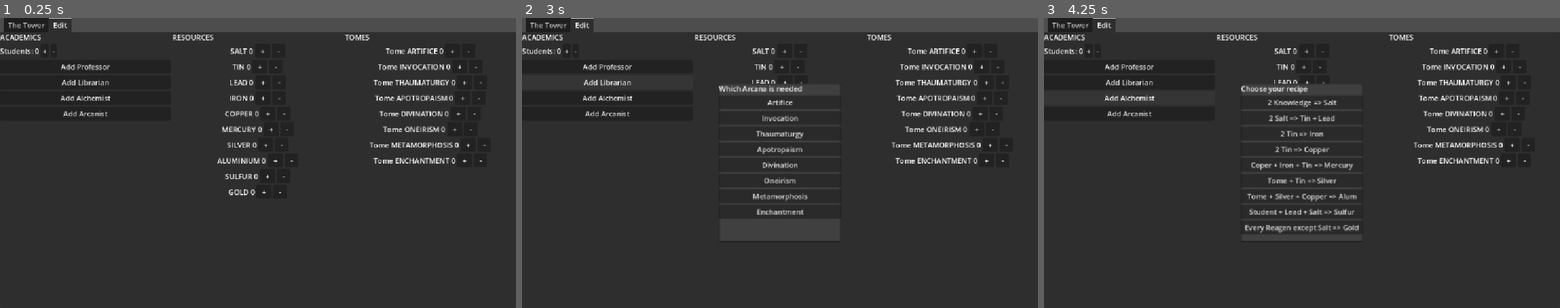
Above: before the commit, frames 1-3 (left to right).
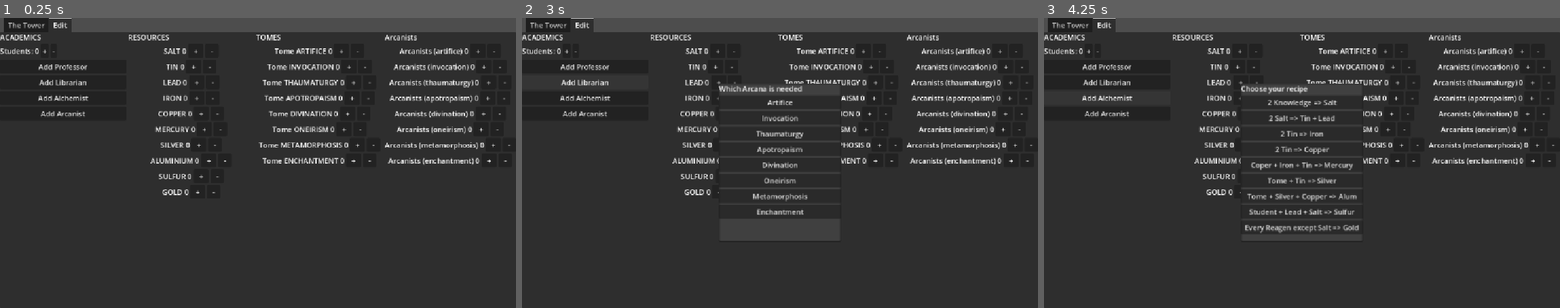
Above: after the commit, the same moments.

Repository: benjo121ben/sorcerers_tower
Game: Godot game, scene res://wizards_tower.tscn
Two runs of this game, one before a commit and one after it. Both use one fixed random seed, a clock stepped at 60 frames per second and the inputs below.
Inputs:
- Up to frame 1 (0.25 s): no input
- Up to frame 2 (3 s): click "+" at 0.5 s; click "-" at 1.25 s; click "Add Professor" at 2 s; click "Add Librarian" at 2.75 s
- Up to frame 3 (4.25 s): click "Add Alchemist" at 3.5 s

The runs differ from the first frame. In frame 1, 6.3% of the frame differs, in the area x 7-99%, y 5-62%; in frame 2, 5.0%; in frame 3, 5.0%.

Commit message:
arcanist view

Diff:
--- /dev/null
+++ b/arcanist_view.gd
@@ -0,0 +1,50 @@
+extends Control
+@onready var wizard_tower: WizardsTower = get_node("/root/WizardsTower")
+
+func _ready() -> void:
+	wizard_tower.updated.connect(update)
+
+# Called every frame. 'delta' is the elapsed time since the previous frame.
+func update() -> void:
+	for child in get_children():
+		child.queue_free()
+
+	for i in range(wizard_tower.artifice_arcanist):
+		var label = Label.new()
+		label.text = "Arcanist (Artifice)"
+		add_child(label)
+
+	for i in range(wizard_tower.oneirism_arcanist):
+		var label = Label.new()
+		label.text = "Arcanist (Oneirism)"
+		add_child(label)
+
+	for i in range(wizard_tower.divination_arcanist):
+		var label = Label.new()
+		label.text = "Arcanist (Divination)"
+		add_child(label)
+
+	for i in range(wizard_tower.invocation_arcanist):
+		var label = Label.new()
+		label.text = "Arcanist (Invocation)"
+		add_child(label)
+
+	for i in range(wizard_tower.apotropaism_arcanist):
+		var label = Label.new()
+		label.text = "Arcanist (Apotropaism)"
+		add_child(label)
+
+	for i in range(wizard_tower.enchantment_arcanist):
+		var label = Label.new()
+		label.text = "Arcanist (Enchantment)"
+		add_child(label)
+
+	for i in range(wizard_tower.thaumaturgy_arcanist):
+		var label = Label.new()
+		label.text = "Arcanist (Thaumaturgy)"
+		add_child(label)
+
+	for i in range(wizard_tower.metamorphosis_arcanist):
+		var label = Label.new()
+		label.text = "Arcanist (Metamorphosis)"
+		add_child(label)
--- /dev/null
+++ b/edit_arcanists.gd
@@ -0,0 +1,135 @@
+extends Control
+@onready var wizard_tower: WizardsTower = get_node("/root/WizardsTower")
+
+func _ready() -> void:
+	for i in range(8):
+		add_child(EditItem.new())
+
+	var item = get_child(0) as EditItem
+	item.plusButton.pressed.connect(
+		func ():
+			wizard_tower.artifice_arcanist += 1
+			wizard_tower.updated.emit()
+	)
+	item.minusButton.pressed.connect(
+		func ():
+			wizard_tower.artifice_arcanist -= 1
+			wizard_tower.updated.emit()
+	)
+
+	item = get_child(1) as EditItem
+	item.plusButton.pressed.connect(
+		func ():
+			wizard_tower.invocation_arcanist += 1
+			wizard_tower.updated.emit()
+	)
+	item.minusButton.pressed.connect(
+		func ():
+			wizard_tower.invocation_arcanist -= 1
+			wizard_tower.updated.emit()
+	)
+
+	item = get_child(2) as EditItem
+	item.plusButton.pressed.connect(
+		func ():
+			wizard_tower.thaumaturgy_arcanist += 1
+			wizard_tower.updated.emit()
+	)
+	item.minusButton.pressed.connect(
+		func ():
+			wizard_tower.thaumaturgy_arcanist -= 1
+			wizard_tower.updated.emit()
+	)
+
+	item = get_child(3) as EditItem
+	item.plusButton.pressed.connect(
+		func ():
+			wizard_tower.apotropaism_arcanist += 1
+			wizard_tower.updated.emit()
+	)
+	item.minusButton.pressed.connect(
+		func ():
+			wizard_tower.apotropaism_arcanist -= 1
+			wizard_tower.updated.emit()
+	)
+
+	item = get_child(4) as EditItem
+	item.plusButton.pressed.connect(
+		func ():
+			wizard_tower.divination_arcanist += 1
+			wizard_tower.updated.emit()
+	)
+	item.minusButton.pressed.connect(
+		func ():
+			wizard_tower.divination_arcanist -= 1
+			wizard_tower.updated.emit()
+	)
+
+	item = get_child(5) as EditItem
+	item.plusButton.pressed.connect(
+		func ():
+			wizard_tower.oneirism_arcanist += 1
+			wizard_tower.updated.emit()
+	)
+	item.minusButton.pressed.connect(
+		func ():
+			wizard_tower.oneirism_arcanist -= 1
+			wizard_tower.updated.emit()
+	)
+
+	item = get_child(6) as EditItem
+	item.plusButton.pressed.connect(
+		func ():
+			wizard_tower.metamorphosis_arcanist += 1
+			wizard_tower.updated.emit()
+	)
+	item.minusButton.pressed.connect(
+		func ():
+			wizard_tower.metamorphosis_arcanist -= 1
+			wizard_tower.updated.emit()
+	)
+
+	item = get_child(7) as EditItem
+	item.plusButton.pressed.connect(
+		func ():
+			wizard_tower.enchantment_arcanist += 1
+			wizard_tower.updated.emit()
+	)
+	item.minusButton.pressed.connect(
+		func ():
+			wizard_tower.enchantment_arcanist -= 1
+			wizard_tower.updated.emit()
+	)
+
+	wizard_tower.updated.connect(update)
+
+
+func update() -> void:
+	var item = get_child(0) as EditItem
+	item.label.text = "Arcanists (artifice) " + str(wizard_tower.artifice_arcanist)
+
+	item = get_child(1) as EditItem
+	item.label.text = "Arcanists (invocation) " + str(wizard_tower.invocation_arcanist)
+
+
+	item = get_child(2) as EditItem
+	item.label.text = "Arcanists (thaumaturgy) " + str(wizard_tower.thaumaturgy_arcanist)
+
+	item = get_child(3) as EditItem
+	item.label.text = "Arcanists (apotropaism) " + str(wizard_tower.apotropaism_arcanist)
+
+
+	item = get_child(4) as EditItem
+	item.label.text = "Arcanists (divination) " + str(wizard_tower.divination_arcanist)
+
+
+	item = get_child(5) as EditItem
+	item.label.text = "Arcanists (oneirism) " + str(wizard_tower.oneirism_arcanist)
+
+
+	item = get_child(6) as EditItem
+	item.label.text = "Arcanists (metamorphosis) " + str(wizard_tower.metamorphosis_arcanist)
+
+
+	item = get_child(7) as EditItem
+	item.label.text = "Arcanists (enchantment) " + str(wizard_tower.enchantment_arcanist)
--- a/edit_tomes.gd
+++ b/edit_tomes.gd
@@ -8,7 +8,6 @@
 	var item = get_child(0) as EditItem
 	item.plusButton.pressed.connect(
 		func ():
-			print("called")
 			wizard_tower.tower_resources.tome_artifice += 1
 			wizard_tower.updated.emit()
 	)
--- a/wizards_tower.tscn
+++ b/wizards_tower.tscn
@@ -10,6 +10,7 @@
 [ext_resource type="Script" uid="uid://ve2mulvlcyxf" path="res://leftover_knowledge_label.gd" id="5_y7e08"]
 [ext_resource type="Script" uid="uid://dcwvkmscurx0w" path="res://student_label.gd" id="6_4xa76"]
 [ext_resource type="Script" uid="uid://uo176rlxpbsi" path="res://quiet_pase.gd" id="6_a36s7"]
+[ext_resource type="Script" uid="uid://yrhni0t7w65a" path="res://arcanist_view.gd" id="7_eldxv"]
 [ext_resource type="Script" uid="uid://35nrbeuw62t4" path="res://show_tomes.gd" id="7_iyqsc"]
 [ext_resource type="Script" uid="uid://cfaet08v87wrg" path="res://show_reagents.gd" id="8_j7bt1"]
 [ext_resource type="PackedScene" uid="uid://yo7t6mkaesiq" path="res://denizen_view.tscn" id="8_suoaq"]
@@ -21,6 +22,7 @@
 [ext_resource type="Script" uid="uid://bg51lmeba1253" path="res://add_alchemist.gd" id="14_suoaq"]
 [ext_resource type="Script" uid="uid://b3lcadr7boq4n" path="res://edit_reagents.gd" id="16_soh5s"]
 [ext_resource type="Script" uid="uid://d0av5xaexcmtw" path="res://edit_tomes.gd" id="17_o8kae"]
+[ext_resource type="Script" uid="uid://cvbj6rg7oknce" path="res://edit_arcanists.gd" id="19_e47el"]
 
 [sub_resource type="Resource" id="Resource_608jr"]
 script = ExtResource("2_sw1rp")
@@ -110,7 +112,13 @@
 size_flags_horizontal = 3
 alignment = 1
 
-[node name="The Tower" type="VBoxContainer" parent="TabContainer/The Tower/towerview + students" unique_id=541071583]
+[node name="The Arcanists" type="VBoxContainer" parent="TabContainer/The Tower/towerview + students" unique_id=541071583]
+layout_mode = 2
+size_flags_horizontal = 3
+alignment = 1
+script = ExtResource("7_eldxv")
+
+[node name="The Tower" type="VBoxContainer" parent="TabContainer/The Tower/towerview + students" unique_id=881900004]
 layout_mode = 2
 size_flags_horizontal = 3
 size_flags_vertical = 3
@@ -222,6 +230,19 @@
 layout_mode = 2
 size_flags_vertical = 3
 script = ExtResource("17_o8kae")
+
+[node name="VBoxContainer4" type="VBoxContainer" parent="TabContainer/Edit" unique_id=140749914]
+layout_mode = 2
+size_flags_horizontal = 3
+
+[node name="Label2" type="Label" parent="TabContainer/Edit/VBoxContainer4" unique_id=22924984]
+layout_mode = 2
+text = "Arcanists"
+
+[node name="VBoxContainer3" type="VBoxContainer" parent="TabContainer/Edit/VBoxContainer4" unique_id=964399388]
+layout_mode = 2
+size_flags_vertical = 3
+script = ExtResource("19_e47el")
 
 [node name="ChooseArcanaMenu" type="PopupMenu" parent="." unique_id=1108145615 node_paths=PackedStringArray("label")]
 oversampling_override = 1.0
Not shown, added: arcanist_view.gd.uid
Not shown, added: edit_arcanists.gd.uid
Not shown, added: export_presets.cfg
